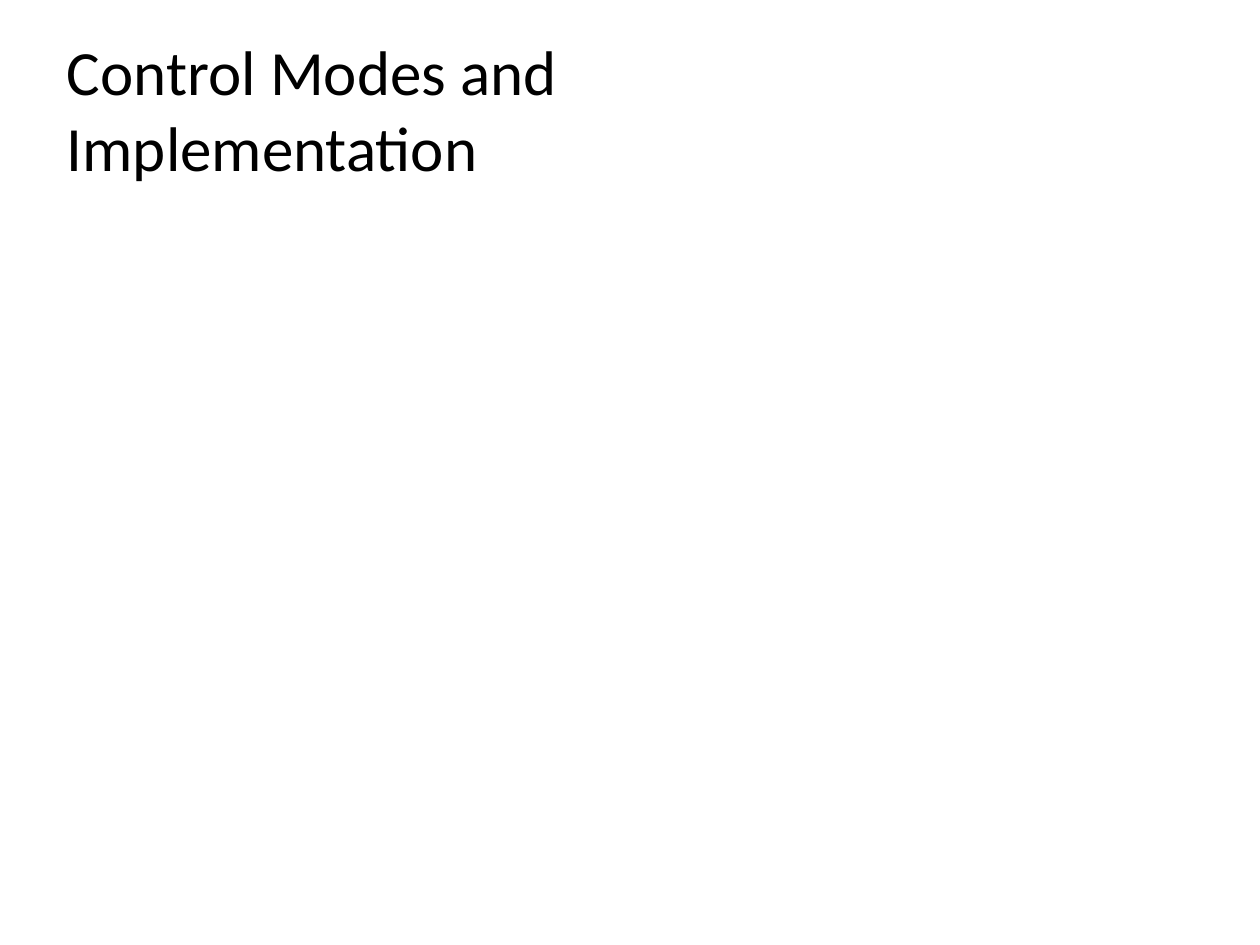
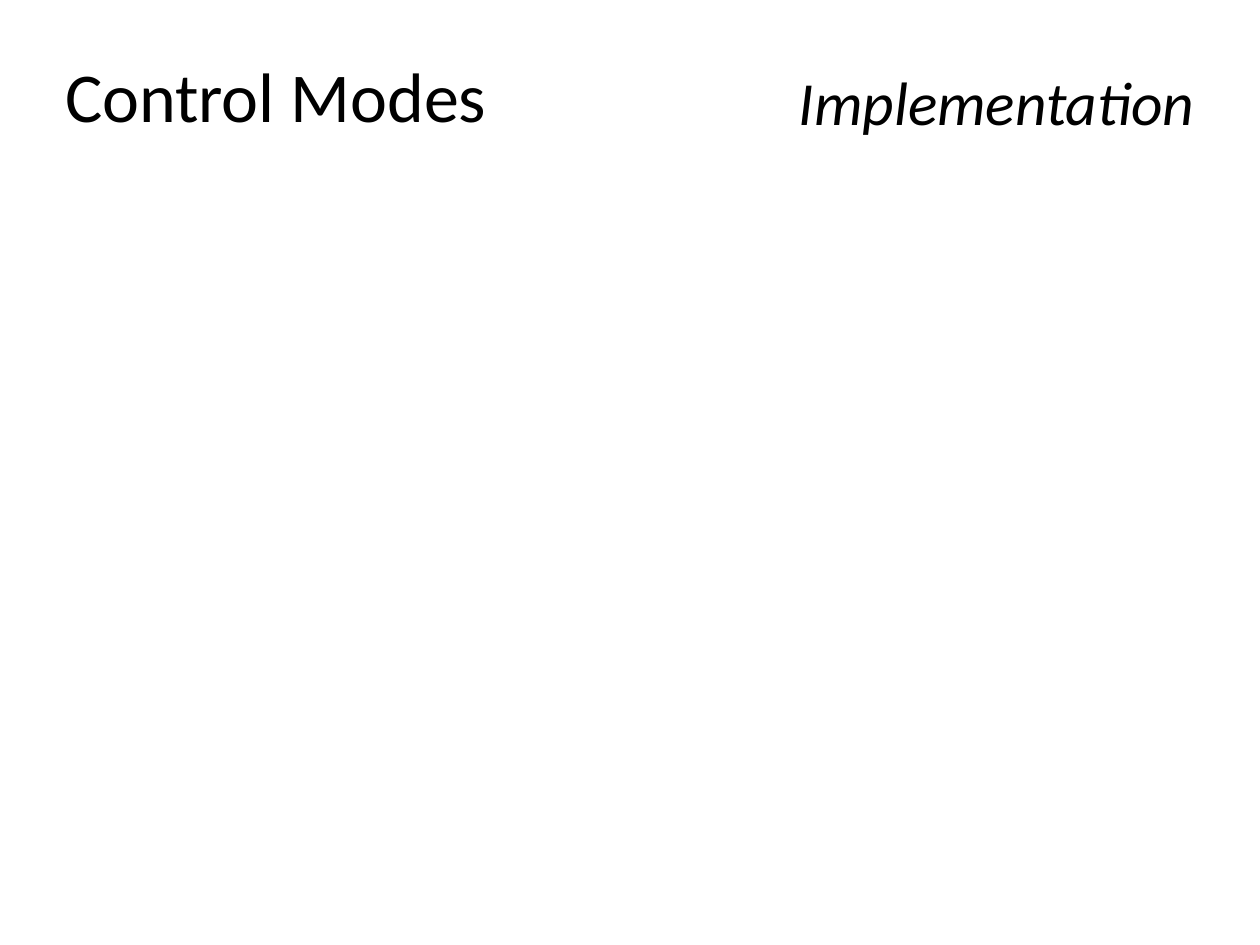
Before and after one commit to skye-HMI/BA-HMI, a slide deck: slide 5 of powerpoint/final_presentation.pptx (slide 4 before the commit). Drawn at 1260x945 pixels with LibreOffice and Linux fonts; fonts in the diff are those of the drawing; background and template pictures are left out. Boxes give left, top, right and bottom in pixels: in the first picture for what was removed or moved away, otherwise in the second. Text is boxed around its words. In the diff, an @@ line names an element or a change of style, - is before the commit and + after.

```diff
--- a/powerpoint/final_presentation.pptx
+++ b/powerpoint/final_presentation.pptx
@@ title at <box>65,73,487,123</box>: text changed; size 36 to 40 pt @@
-Control Modes and Implementation
+Control Modes
@@ subtitle added at <box>799,82,1194,135</box>, 35 pt, text #000000, italic @@
+Implementation
```
Also in this commit, not shown: 3 other slides changed, 3 slides added, 1 slide removed, 12 other files.
